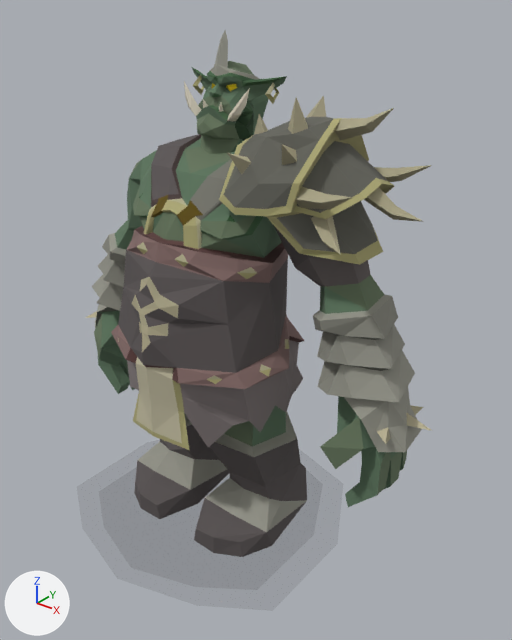
The glTF model public/models/general-graardor.gltf as it was, and as the next commit left it.
One viewpoint serves both versions: a 50 mm camera at (496.0, -540.0, 610.0) aimed at (42.0, 26.0, 259.0). Every picture has the same lights, and +X, +Y and +Z are marked at lower left. The older version comes first. Vertices at exactly the same position are counted once.

Before the edit, the objects in view are built like this:
```python
me_mesh_0 = bpy.data.meshes.new('Mesh_0')
me_mesh_0.from_pydata(...)  # 1001 vertices, 1912 faces; spans x -259.0..259.0, y -172.0..162.0, z -4.0..563.0
# faces by material slot: [1882, 30]
me_mesh_0.materials.append(mat_material_0)  # picture img_image_0
me_mesh_0.materials.append(mat_material_1)  # picture img_image_0
ob_mesh_0 = bpy.data.objects.new('Mesh_0', me_mesh_0)
ob_mesh_0.location = (0.0, 0.0, 0.0)
```
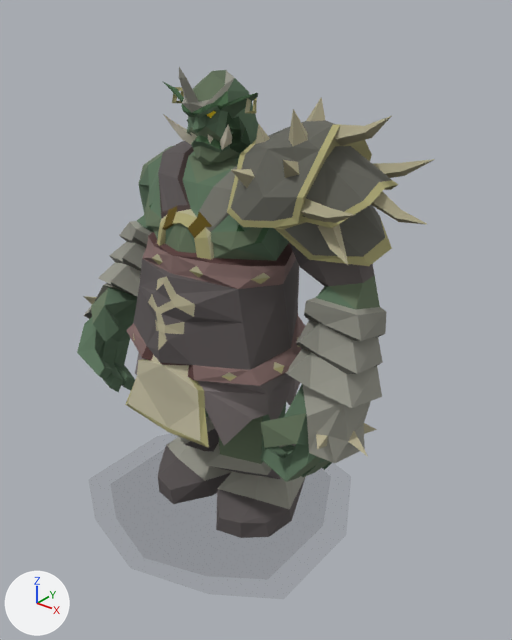
The newer file adds a shape key; the second version is drawn at full value of the shape key 'target_2' of 'Mesh_0', and the change is written as the vertex moves it makes.

Patch to the scene script:
```diff
--- a/public/models/general-graardor.gltf.py
+++ b/public/models/general-graardor.gltf.py
@@ me_mesh_0 @@
 # used by ob_mesh_0; location = (0.0, 0.0, 0.0)
-me_mesh_0.from_pydata(...)  # 1001 vertices, 1912 faces; spans x -259.0..259.0, y -172.0..162.0, z -4.0..563.0
+me_mesh_0.from_pydata(...)  # 1001 vertices, 1912 faces; spans x -246.0..235.0, y -152.0..182.0, z -4.0..534.0
+# me_mesh_0 part 1: the loose piece of 118 vertices spanning x 44.0..206.0, y -51.0..91.0, z 367.0..514.0 is turned 8.5 degrees about the x axis through its middle, then moved by (0.0, 7.0, -5.0)
+# me_mesh_0 part 2: the loose piece of 9 vertices spanning x 172.0..235.0, y 13.0..33.0, z 411.0..439.0 is multiplied about its middle by the matrix ((1.0, 0.004, 0.007), (-0.003, 0.989, -0.145), (-0.007, 0.145, 0.989)), then moved by (0.0, 9.0, -5.0)
+# me_mesh_0 part 3: the loose piece of 9 vertices spanning x 142.0..193.0, y -45.0..-2.0, z 390.0..418.0 is multiplied about its middle by the matrix ((0.995, 0.004, -0.014), (-0.006, 0.983, -0.155), (0.013, 0.155, 0.983)), then moved by (0.0, 13.0, -12.0)
+# me_mesh_0 part 4: the loose piece of 12 vertices spanning x 47.0..51.0, y 35.0..57.0, z 494.0..516.0 is turned 37.1 degrees about the x axis through its middle and scaled by 1.01, then moved by (0.0, -34.0, -8.0)
+# me_mesh_0 part 5: the loose piece of 12 vertices spanning x -51.0..-47.0, y 35.0..57.0, z 494.0..516.0 is turned 37.1 degrees about the x axis through its middle and scaled by 1.01, then moved by (0.0, -34.0, -8.0)
+# me_mesh_0 part 6: 821 of 1001 vertices moved; they spanned x -259.0..259.0, y -109.0..107.0, z 0.0..563.0 and now span x -246.0..216.0, y -87.0..130.0, z -4.0..534.0; mean shift (-4.0, -2.0, -4.0); largest move (-189.0, 6.0, 81.0) -> (-140.0, -61.0, 159.0)
+# other edits to the shape of me_mesh_0 do not show in these pictures
 me_mesh_0.materials.append(mat_material_0)
```

What differs and where, as boxes (x1, y1, x2, y2) in the pictures (512 x 640 px; the box of a moved part takes in the faces that stretch with it):
'Mesh_0', reshaped (11% shorter): before (85, 30, 432, 557); after (77, 67, 435, 538)
part 1 of me_mesh_0, moved or reshaped: before (219, 95, 432, 265); after (227, 97, 435, 266)
part 2 of me_mesh_0, moved or reshaped: before (363, 187, 424, 222); after (371, 191, 428, 225)
part 3 of me_mesh_0, moved or reshaped: before (311, 216, 341, 255); after (318, 224, 348, 265)
part 4 of me_mesh_0, moved or reshaped: before (265, 83, 279, 104); after (245, 98, 257, 113)
part 5 of me_mesh_0, moved or reshaped: before (193, 75, 204, 95); after (172, 87, 184, 103)
part 6 of me_mesh_0, moved or reshaped: before (85, 30, 432, 557); after (77, 67, 386, 538)
